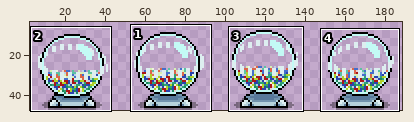
Two states of a sprite sheet, Assets/Art/Misc/Storage.png. The first picture is a wide view before the edit; the outline marks the close-up.
Close-up. Before the commit:
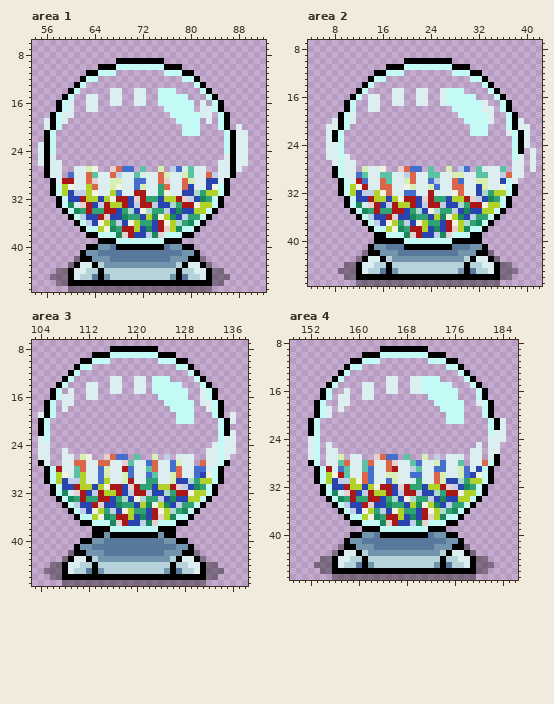
The file is 192x48 pixels. Shown: area 1: x 54..92, y 6..47; area 2: x 4..42, y 7..47; area 3: x 103..138, y 7..47; area 4: x 149..186, y 8..47. The wide view leaves out empty margins.
The same view after the edit:
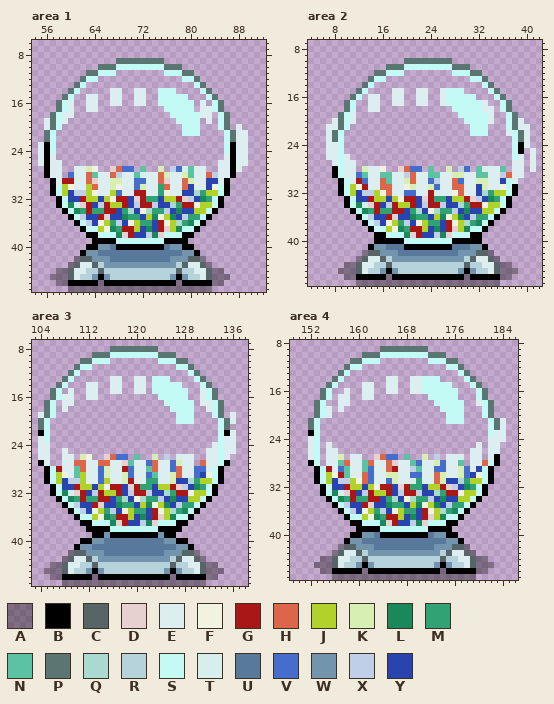
Palette (. is transparent): A #0000005a  B #000000  C #576468  D #e7d0d0  E #ddeef0  F #eff3df  G #aa1717  H #db6649  J #b0d22a  K #d7efb3  L #1b885c  M #30a274  N #5bc2a3  P #5b7573  Q #aad9d0  R #b6d3db  S #c3faf5  T #d7efec  U #58799b  V #446dcc  W #7294ad  X #becfe7  Y #2944ae
What changed:
--- area 1
@@ x 54..92 @@
  8 .......................................
- 9 ..............BBBBBBBB.................
-10 ...........BBBSSSSSSSSBBB..............
-11 .........BBSSS........SSSBB............
-12 ........BSS..............SSB...........
-13 .......BS..................SB..........
-14 ......BS.....EE..EE..SSS....SB.........
-15 .....BS..EE..EE..EE..SSSSS...SB........
-16 ....BSE..EE..EE..EE..SSSSSS.E.SB.......
-17 ....BSE..EE...........SSSSS.EESB.......
-18 ...BSEE................SSSSSEE.SB......
-19 ..EBSE..................SSSS.E.SB......
-20 ..EBS....................SSS...SB.E....
-21 ..BS.....................SSS....SBEE...
-22 ..BS............................SBEE...
+ 9 ..............PPPPPPPP.................
+10 ...........PPPSSSSSSSSPPP..............
+11 .........PPSSS........SSSPP............
+12 ........PSS..............SSP...........
+13 .......PS..................SP..........
+14 ......PS.....EE..EE..SSS....SP.........
+15 .....PS..EE..EE..EE..SSSSS...SP........
+16 ....PSE..EE..EE..EE..SSSSSS.E.SP.......
+17 ....PSE..EE...........SSSSS.EESP.......
+18 ...PSEE................SSSSSEE.SP......
+19 ..EPSE..................SSSS.E.SP......
+20 ..EPS....................SSS...SP.E....
+21 ..PS.....................SSS....SPEE...
+22 ..PS............................SPEE...
 23 .EBS............................SBEE...
@@ x 54..92 @@
 38 .........BBSSSLDGYYXLDSSSBB............
-39 ...........BBBSSSSSSSSBBB..............
+39 ..........BBBBSSSSSSSSBBBB.............
 40 .........BBWWUBBBBBBBBUWWBB............
 41 ........BWWUUUUUUUUUUUUUUWWB...........
-42 .......ABBWWWUUUUUUUUUUWWWBBA..........
-43 ......ABEEBRWWWWWWWWWWWWRBEEBA.........
-44 ....AABEERRBRRRRRRRRRRRRBRREEBAA.......
-45 ...AAABERRUBWRRRRRRRRRRWBURREBAAA......
-46 ....AABBBBBBBBBBBBBBBBBBBBBBBBAA.......
+42 .......ACCWWWUUUUUUUUUUWWWCCA..........
+43 ......ACEECRWWWWWWWWWWWWRCEECA.........
+44 ....AACEERRCRRRRRRRRRRRRCRREECAA.......
+45 ...AAACERRWBWRRRRRRRRRRWBWRRECAAA......
+46 ....AABBBBBABBBBBBBBBBBBABBBBBAA.......
 47 ......AAAAAAAAAAAAAAAAAAAAAAAA.........
--- area 2
@@ x 4..42 @@
  9 .......................................
-10 ................BBBBBBBB...............
-11 .............BBBSSSSSSSSBBB............
-12 ...........BBSSS........SSSBB..........
-13 ..........BSS..............SSB.........
-14 .........BS..................SB........
-15 ........BS....EE..EE..ESSS....SB.......
-16 .......BS.EE..EE..EE..ESSSSS...SB......
-17 ......BS..EE..EE..EE..ESSSSSSE..SB.....
-18 ......BS..EE............SSSSSEE.SB.....
-19 .....BSE.................SSSSSE..SB....
-20 ....EBSE..................SSSSE..SBE...
-21 ...EEBS....................SSS...SBEE..
-22 ...EBS.....................SSS...ESBE..
-23 ...EBS............................SBE..
+10 ................PPPPPPPP...............
+11 .............PPPSSSSSSSSPPP............
+12 ...........PPSSS........SSSPP..........
+13 ..........PSS..............SSP.........
+14 .........PS..................SP........
+15 ........PS....EE..EE..ESSS....SP.......
+16 .......PS.EE..EE..EE..ESSSSS...SP......
+17 ......PS..EE..EE..EE..ESSSSSSE..SP.....
+18 ......PS..EE............SSSSSEE.SP.....
+19 .....PSE.................SSSSSE..SP....
+20 ....EPSE..................SSSSE..SPE...
+21 ...EEPS....................SSS...SPEE..
+22 ...EPS.....................SSS...ESPE..
+23 ...EPS............................SPE..
 24 ...EES............................SBE..
@@ x 4..42 @@
 41 ..........BWWUUUBBBBBBBBUUUWWB.........
-42 .........ABBWWWUUUUUUUUUUWWWBBA........
-43 ........ABEEBRWWWWWWWWWWWWRBEEBA.......
-44 ......AABEERRBRRRRRRRRRRRRBRREEBAA.....
-45 .....AAABERRUBWRRRRRRRRRRWBURREBAAA....
-46 ......AABBBBBBBBBBBBBBBBBBBBBBBBAA.....
+42 .........ACCWWWUUUUUUUUUUWWWCCA........
+43 ........ACEECRWWWWWWWWWWWWRCEECA.......
+44 ......AACEERRCRRRRRRRRRRRRCRREECAA.....
+45 .....AAACERRWBWRRRRRRRRRRWBWRRECAAA....
+46 ......AABBBBBABBBBBBBBBBBBABBBBBAA.....
 47 ........AAAAAAAAAAAAAAAAAAAAAAAA.......
--- area 3
@@ x 103..138 @@
  7 ....................................
- 8 .............BBBBBBBB...............
- 9 ..........BBBSSSSSSSSBBB............
-10 ........BBSSS........SSSBB..........
-11 .......BSS..............SSB.........
-12 ......BS..................SB........
-13 .....BS......EE..EE.SSS....SB.......
-14 ....BS...EE..EE..EE.SSSSS...SB......
-15 ...BS.E..EE..EE..EE.SSSSSS..ESB.....
-16 ...BSEE..EE..........SSSSS..ESB.....
-17 ..BS.EE...............SSSSS.EESB....
-18 ..BS.E.................SSSS..ESB....
-19 .EBS....................SSS...SB.E..
-20 .BS.....................SSS....SBE..
-21 .BS............................SB...
+ 8 .............PPPPPPPP...............
+ 9 ..........PPPSSSSSSSSPPP............
+10 ........PPSSS........SSSPP..........
+11 .......PSS..............SSP.........
+12 ......PS..................SP........
+13 .....PS......EE..EE.SSS....SP.......
+14 ....PS...EE..EE..EE.SSSSS...SP......
+15 ...PS.E..EE..EE..EE.SSSSSS..ESP.....
+16 ...PSEE..EE..........SSSSS..ESP.....
+17 ..PS.EE...............SSSSS.EESP....
+18 ..PS.E.................SSSS..ESP....
+19 .EPS....................SSS...SP.E..
+20 .PS.....................SSS....SPE..
+21 .PS............................SP...
 22 .BS............................SBE..
@@ x 110..129 @@
 37 .BBSSSLDGYYXLDSSSBB.
-38 ...BBBSSSSSSSSBBB...
+38 ..BBBBSSSSSSSSBBBB..
 39 ...BBWBBBBBBBBWBB...
@@ x 103..138 @@
 41 .......BWWUUUUUUUUUUUUUUWWB.........
-42 ......ABBWWWUUUUUUUUUUWWWBBA........
-43 .....ABEEBRWWWWWWWWWWWWRBEEBA.......
-44 ...AABEERRBRRRRRRRRRRRRBRREEBAA.....
-45 ..AAABERRUBWRRRRRRRRRRWBURREBAAA....
-46 ...AABBBBBBBBBBBBBBBBBBBBBBBBAA.....
+42 ......ACCWWWUUUUUUUUUUWWWCCA........
+43 .....ACEECRWWWWWWWWWWWWRCEECA.......
+44 ...AACEERRCRRRRRRRRRRRRCRREECAA.....
+45 ..AAACERRWBWRRRRRRRRRRWBWRRECAAA....
+46 ...AABBBBBABBBBBBBBBBBBABBBBBAA.....
 47 .....AAAAAAAAAAAAAAAAAAAAAAAA.......
--- area 4
@@ x 149..186 @@
  8 ......................................
- 9 ...............BBBBBBBB...............
-10 ............BBBSSSSSSSSBBB............
-11 ..........BBSSS........SSSBB..........
-12 .........BSS..............SSB.........
-13 ........BS..................SB........
-14 .......BS.......EE..EESSS....SB.......
-15 ......BS....EE..EE..EESSSSS...SB......
-16 .....BS..E..EE..EE..EESSSSSS...SB.....
-17 .....BS.EE..EE.........SSSSS...SB.....
-18 ....BS..EE..............SSSSS..ESB....
-19 ....BSE.E................SSSS...SB....
-20 ....BSE...................SSS...SB....
-21 ...BS.....................SSS....SBE..
-22 ...BS............................SBE..
+ 9 ...............PPPPPPPP...............
+10 ............PPPSSSSSSSSPPP............
+11 ..........PPSSS........SSSPP..........
+12 .........PSS..............SSP.........
+13 ........PS..................SP........
+14 .......PS.......EE..EESSS....SP.......
+15 ......PS....EE..EE..EESSSSS...SP......
+16 .....PS..E..EE..EE..EESSSSSS...SP.....
+17 .....PS.EE..EE.........SSSSS...SP.....
+18 ....PS..EE..............SSSSS..ESP....
+19 ....PSE.E................SSSS...SP....
+20 ....PSE...................SSS...SP....
+21 ...PS.....................SSS....SPE..
+22 ...PS............................SPE..
 23 ...BS............................SEE..
@@ x 149..186 @@
 38 ..........BBSSSLDGYYXLDSSSBB..........
-39 ............BBBSSSSSSSSBBB............
+39 ...........BBBBSSSSSSSSBBBB...........
 40 ..........BBWWUBBBBBBBBUWWBB..........
 41 .........BWWUUUUUUUUUUUUUUWWB.........
-42 ........ABBWWWUUUUUUUUUUWWWBBA........
-43 .......ABEEBRWWWWWWWWWWWWRBEEBA.......
-44 .....AABEERRBRRRRRRRRRRRRBRREEBAA.....
-45 ....AAABERRUBWRRRRRRRRRRWBURREBAAA....
-46 .....AABBBBBBBBBBBBBBBBBBBBBBBBAA.....
+42 ........ACCWWWUUUUUUUUUUWWWCCA........
+43 .......ACEECRWWWWWWWWWWWWRCEECA.......
+44 .....AACEERRCRRRRRRRRRRRRCRREECAA.....
+45 ....AAACERRWBWRRRRRRRRRRWBWRRECAAA....
+46 .....AABBBBBABBBBBBBBBBBBABBBBBAA.....
 47 .......AAAAAAAAAAAAAAAAAAAAAAAA.......
